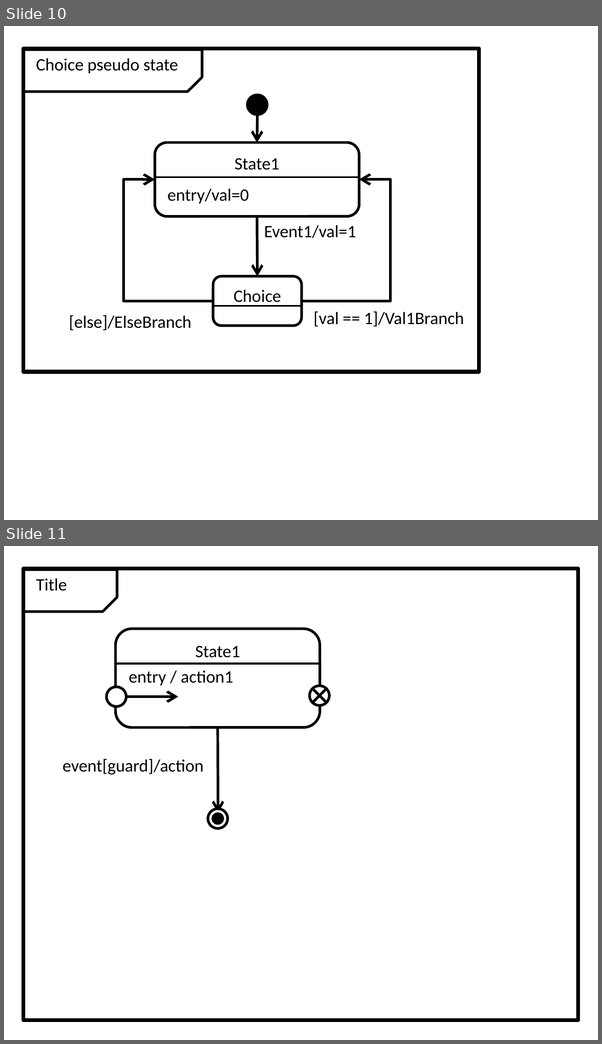
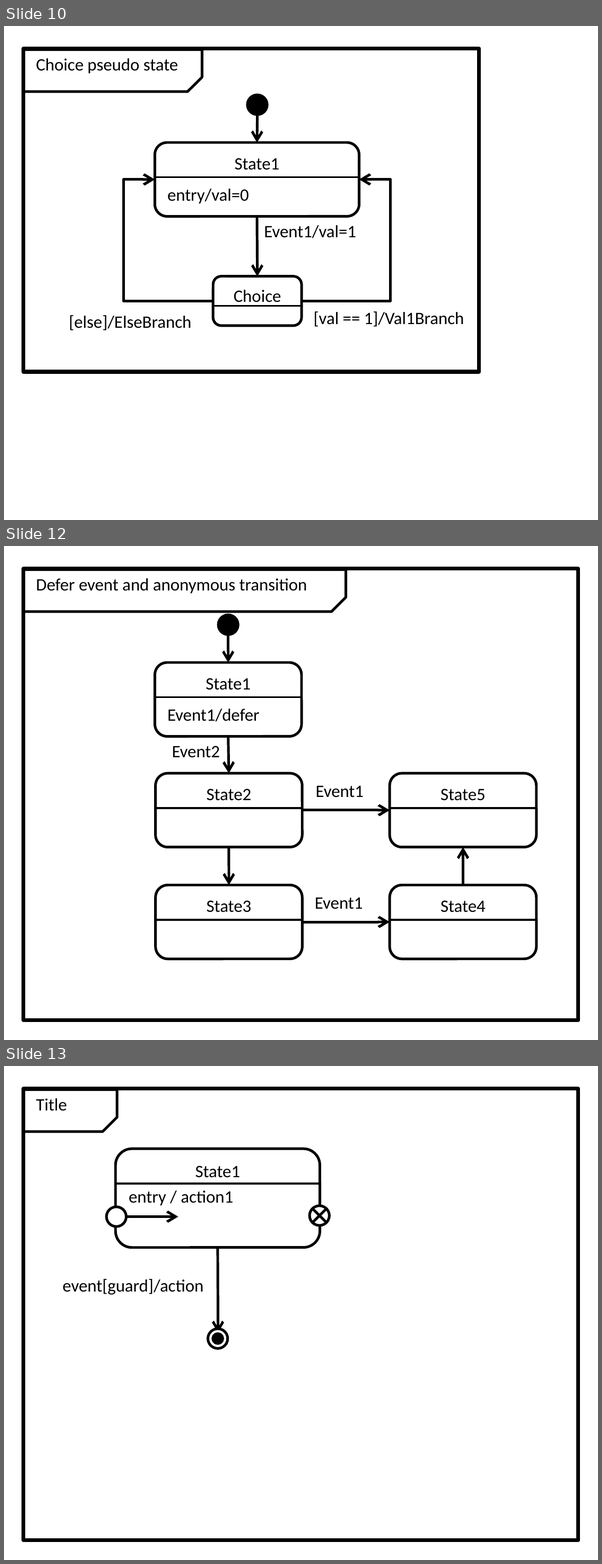
Before and after one commit to redboltz/cpp_sample, a slide deck: boost_training/msm/fig.pptx. Shown one above the other, each under a label of ours: slides 10 and 11 before the commit, slides 10, 12 and 13 after it; the slides between them are not shown. The pictures are 602x1044 and 602x1564 pixels, drawn with LibreOffice and Linux fonts; fonts in the diff are those of the drawing. Boxes give left, top, right and bottom in pixels: in the first picture for what was removed or moved away, otherwise in the second. Text is boxed around its words. In the diff, an @@ line names an element or a change of style, - is before the commit and + after.

Commit message:
Add defer event examples.

```diff
--- a/boost_training/msm/fig.pptx
+++ b/boost_training/msm/fig.pptx
@@ slide 12 added at (4,546,598,1040), background #FFFFFF @@
@@ rectangle added at (23,569,576,1020), outline #000000 2.25 pt @@
@@ snip rect added at (23,570,345,611), outline #000000 1.5 pt @@
@@ text added at (36,578,307,594), 10 pt, text #000000 @@
+Defer event and anonymous transition
@@ ellipse added at (218,615,237,635), fill #000000, outline #000000 1.5 pt @@
@@ arrow added from (227, 635) to (227, 663), #000000 1.5 pt @@
@@ rounded rectangle added at (155,663,301,737), outline #000000 1.5 pt, 10 pt, text #000000 @@
+State1
@@ line added from (156, 698) to (300, 698), #000000 1 pt @@
@@ text added at (167,709,259,722), 10 pt, text #000000 @@
+Event1/defer
@@ text added at (172,746,220,758), 10 pt, text #000000 @@
+Event2
@@ arrow added from (227, 737) to (229, 773), #000000 1.5 pt @@
@@ rounded rectangle added at (156,773,303,847), outline #000000 1.5 pt, 10 pt, text #000000 @@
+State2
@@ rounded rectangle added at (389,773,536,847), outline #000000 1.5 pt, 10 pt, text #000000 @@
+State5
@@ text added at (316,786,364,798), 10 pt, text #000000 @@
+Event1
@@ line added from (156, 808) to (301, 808), #000000 1 pt @@
@@ arrow added from (301, 811) to (389, 811), #000000 1.5 pt @@
@@ line added from (389, 808) to (535, 808), #000000 1 pt @@
@@ arrow added from (229, 847) to (229, 885), #000000 1.5 pt @@
@@ arrow added from (462, 885) to (462, 847), #000000 1.5 pt @@
@@ rounded rectangle added at (156,885,303,959), outline #000000 1.5 pt, 10 pt, text #000000 @@
+State3
@@ rounded rectangle added at (389,885,536,959), outline #000000 1.5 pt, 10 pt, text #000000 @@
+State4
@@ text added at (315,897,363,910), 10 pt, text #000000 @@
+Event1
@@ line added from (156, 920) to (301, 920), #000000 1 pt @@
@@ arrow added from (301, 922) to (389, 922), #000000 1.5 pt @@
@@ line added from (389, 920) to (535, 920), #000000 1 pt @@
@@ what was slide 11 is now slide 13 @@
```
Also in this commit, not shown: 1 other slide added, 4 other files.
